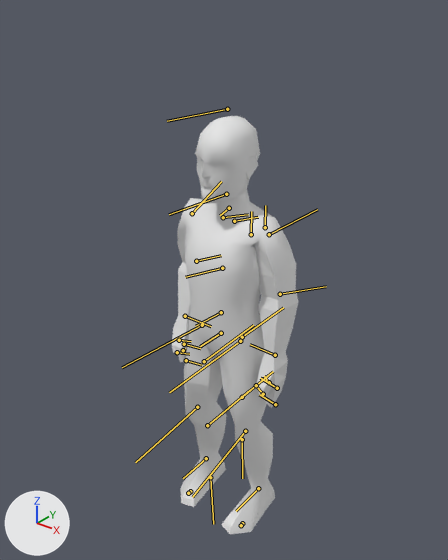
The FBX model media/anims_X/TTRP_BigWave.fbx: old version first, new version second.
Before and after are seen from a 50 mm camera at (0.757, -0.925, 1.214) aimed at (-0.021, 0.047, 0.611). Arrows for +X, +Y and +Z are at lower left; the lights stay in place. Both versions are drawn at frame 74 of the action 'TTRP_BigWave'; the numbers are the values there. The bones that bend it are drawn over the model as lines.

Names of what the first picture shows: 'Body_NoDress'.
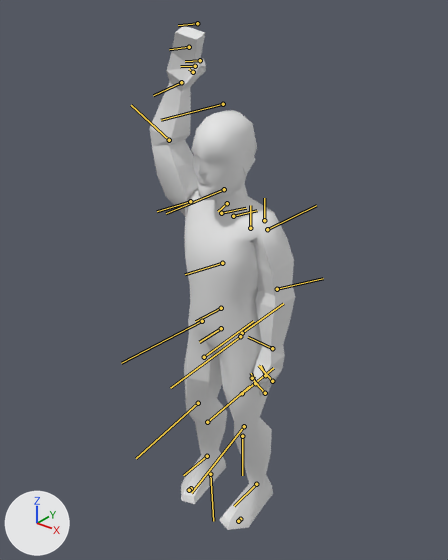
The edits, one by one:
Bone 'Bip01_Pelvis' (bone_bip01_pelvis) moves from (-1.1, 0.0, 0.0) to (0.0, 0.0, 0.0).
Bone 'Bip01_L_Thigh' (bone_bip01_l_thigh) turns from (-3, -2, 3) to (-3, -3, 3) degrees about its own x, y and z.
Bone 'Bip01_Spine1' (bone_bip01_spine1) turns from (0, 0, 0) to (0, 0, 3) degrees about its own x, y and z.
Bone 'Bip01_L_UpperArm' (bone_bip01_l_upperarm) turns from (19, 69, 1) to (13, 71, -5) degrees about its own x, y and z.
Bone 'Bip01_L_Forearm' (bone_bip01_l_forearm) turns from (0, 0, -7) to (0, 0, -4) degrees about its own x, y and z.
Bone 'Bip01_L_Hand' (bone_bip01_l_hand) turns from (-9, -6, -10) to (-9, -2, -10) degrees about its own x, y and z.
Bone 'Bip01_L_Finger0' (bone_bip01_l_finger0) turns from (0, 0, 0) to (-9, 13, 15) degrees about its own x, y and z.
Bone 'Bip01_L_Finger1' (bone_bip01_l_finger1) turns from (0, 0, 0) to (1, 2, 19) degrees about its own x, y and z.
Bone 'Bip01_R_Clavicle' (bone_bip01_r_clavicle) turns from (0, -6, 1) to (0, 5, 0) degrees about its own x, y and z.
Bone 'Bip01_R_UpperArm' (bone_bip01_r_upperarm) turns from (-32, -67, 19) to (102, 67, 12) degrees about its own x, y and z.
Bone 'Bip01_R_Forearm' (bone_bip01_r_forearm) turns from (0, 0, -20) to (0, 0, -37) degrees about its own x, y and z.
Bone 'Bip01_R_Hand' (bone_bip01_r_hand) turns from (5, 14, -12) to (5, -13, -5) degrees about its own x, y and z.
Bone 'Bip01_R_Finger1' (bone_bip01_r_finger1) turns from (0, 0, 0) to (-5, -1, -20) degrees about its own x, y and z.

What differs and where, as boxes [x1, y1, x2, y2] in the pictures (448 x 560 px):
'Body_NoDress', posed (15% wider, 21% taller): before [172, 116, 298, 534]; after [150, 26, 295, 530]
bone 'Bip01_Pelvis', root to tip: before (221, 333) to (200, 346); after (221, 328) to (199, 342)
bone 'Bip01_L_Thigh', root to tip: before (240, 341) to (169, 392); after (240, 336) to (170, 388)
bone 'Bip01_Spine1', root to tip: before (222, 268) to (185, 277); after (222, 263) to (185, 274)
bone 'Bip01_L_UpperArm', root to tip: before (269, 234) to (317, 209); after (267, 229) to (316, 205)
bone 'Bip01_L_Forearm', root to tip: before (280, 294) to (326, 286); after (277, 289) to (323, 278)
bone 'Bip01_L_Hand', root to tip: before (275, 355) to (250, 344); after (272, 348) to (248, 337)
bone 'Bip01_L_Finger0', root to tip: before (269, 382) to (264, 376); after (265, 375) to (261, 365)
bone 'Bip01_L_Finger1', root to tip: before (277, 388) to (260, 378); after (272, 381) to (258, 365)
bone 'Bip01_R_Clavicle', root to tip: before (223, 217) to (248, 214); after (221, 213) to (246, 208)
bone 'Bip01_R_UpperArm', root to tip: before (192, 213) to (221, 181); after (190, 201) to (157, 211)
bone 'Bip01_R_Forearm', root to tip: before (196, 261) to (221, 255); after (169, 140) to (131, 105)
bone 'Bip01_R_Hand', root to tip: before (185, 316) to (211, 326); after (181, 82) to (153, 95)
bone 'Bip01_R_Finger1', root to tip: before (184, 344) to (200, 348); after (189, 47) to (169, 49)
